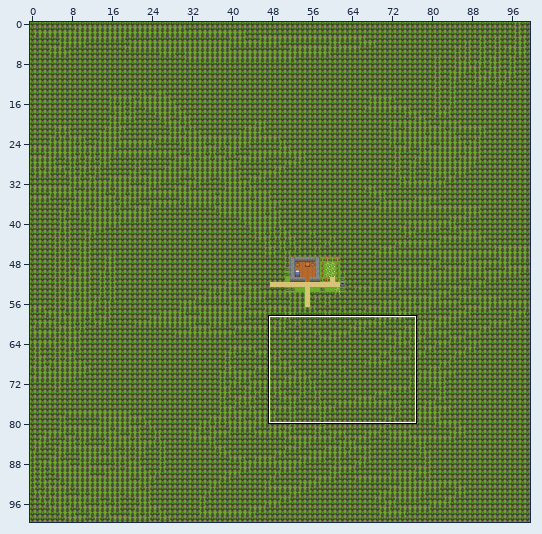
Two versions of a level (Tiled map (JSON), assets/tiled/map-1.json). Above: a wide view before the commit, with the close-up outlined.
Close-up. First the earlier version:
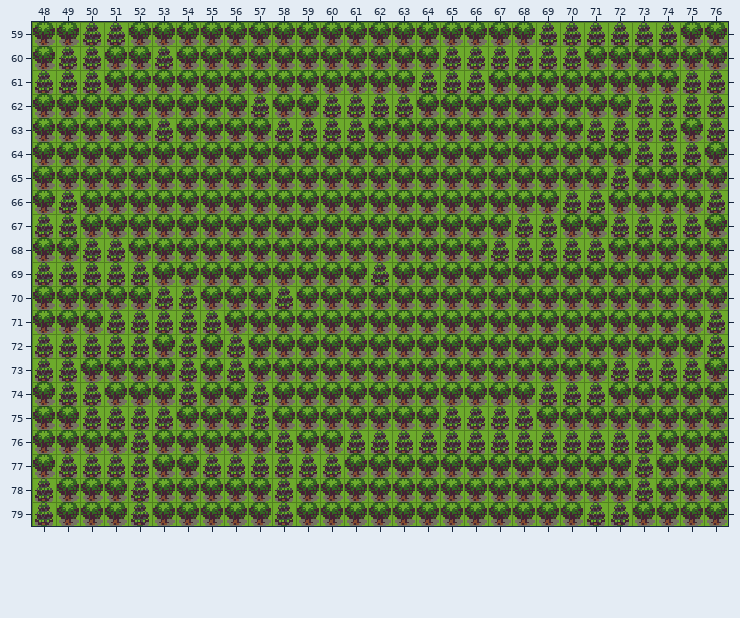
Cells are 16x16 px. Shown: x 48..76, y 59..79. The commit also changed other parts of the map, which this record leaves out.
The same view after the edit:
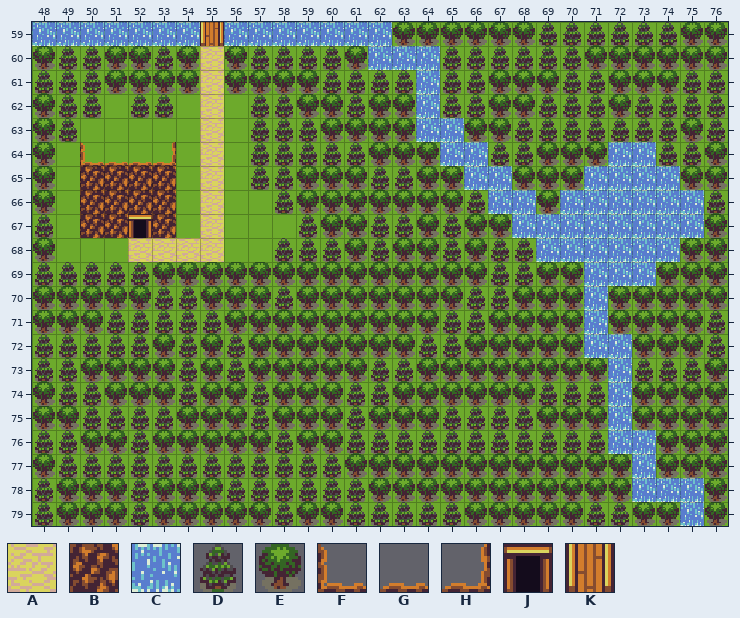
Key: from "basictiles": A 10, B 15, C 21, D 30, E 38, F 40, G 41, H 42, J 50, K 88.
_ is an empty cell.
Edits made:
Layer "forest":
Tile E becomes tile A in rows 60 to 67 at x 55; in row 68 at x 52 to 55.
Tile E becomes tile B in rows 65 to 66 at x 50 to 53; in row 67 at x 50 to 51 and 53.
Tile D becomes tile C in row 59 at x 50 to 51; in row 61 at x 64; in row 64 at x 73; in row 65 at x 72; in row 66 at x 70 to 71; in row 67 at x 68 to 69 and 72 to 75.
Tile D becomes tile C in row 68 at x 69 to 71; in row 73 at x 72; in row 76 at x 72 to 73; in rows 77 to 78 at x 73.
Tile E becomes tile C in row 59 at x 48 to 49, 52 to 54 and 56 to 62; in row 60 at x 62 to 64; in row 62 at x 64; in row 63 at x 64 to 65; in row 64 at x 65 to 66 and 72; in row 65 at x 66 to 67, 71 and 73 to 74.
Tile E becomes tile C in row 66 at x 67 to 68 and 72 to 75; in row 67 at x 70 to 71; in row 68 at x 72 to 74; in row 69 at x 71 to 73; in rows 70 to 71 at x 71; in row 72 at x 71 to 72.
Tile E becomes tile C in rows 74 to 75 at x 72; in row 78 at x 74 to 75; in row 79 at x 75.
Tile E becomes tile D in row 60 at x 57 to 60; in row 61 at x 60 to 63 and 70 to 71; in row 62 at x 49 to 50, 52 to 53, 58, 65 to 66 and 69 to 71; in row 63 at x 49, 57 and 68 to 70; in row 64 at x 57 to 61 and 67 to 68; in row 65 at x 57 to 58 and 62 to 63.
Tile E becomes tile D in row 66 at x 58 and 66; in row 67 at x 59, 62 to 63 and 65; in row 68 at x 58 to 60, 62 and 65; in row 69 at x 67 to 68; in row 70 at x 66 to 67; in row 71 at x 65 to 66.
Tile E becomes tile D in row 72 at x 64 to 65; in row 73 at x 62 to 63; in row 74 at x 61 to 62; in row 75 at x 61; in row 76 at x 48 to 49; in row 77 at x 53 to 54.
Tile E becomes tile D in row 78 at x 56 to 57 and 59 to 61; in row 79 at x 61 to 65.
Tile D becomes tile E in row 62 at x 60 and 62 to 63; in row 63 at x 60 to 61; in row 69 at x 62.
Tile E becomes tile F in row 64 at x 50.
Tile E becomes tile G in row 64 at x 51 to 52.
Tile E becomes tile H in row 64 at x 53.
Tile E becomes tile J in row 67 at x 52.
Tile E becomes tile K in row 59 at x 55.
Tile D is removed in row 63 at x 53; in rows 66 to 67 at x 49; in row 68 at x 50 to 51.
Tile E is removed in row 62 at x 51, 54 and 56; in row 63 at x 50 to 52, 54 and 56; in rows 64 to 65 at x 49, 54 and 56; in row 66 at x 54 and 56 to 57; in row 67 at x 54 and 56 to 58; in row 68 at x 49 and 56 to 57.
Where, in picture pixels (left, top, right, bottom), the same in both close-ups:
changed: (32, 22, 704, 526)
